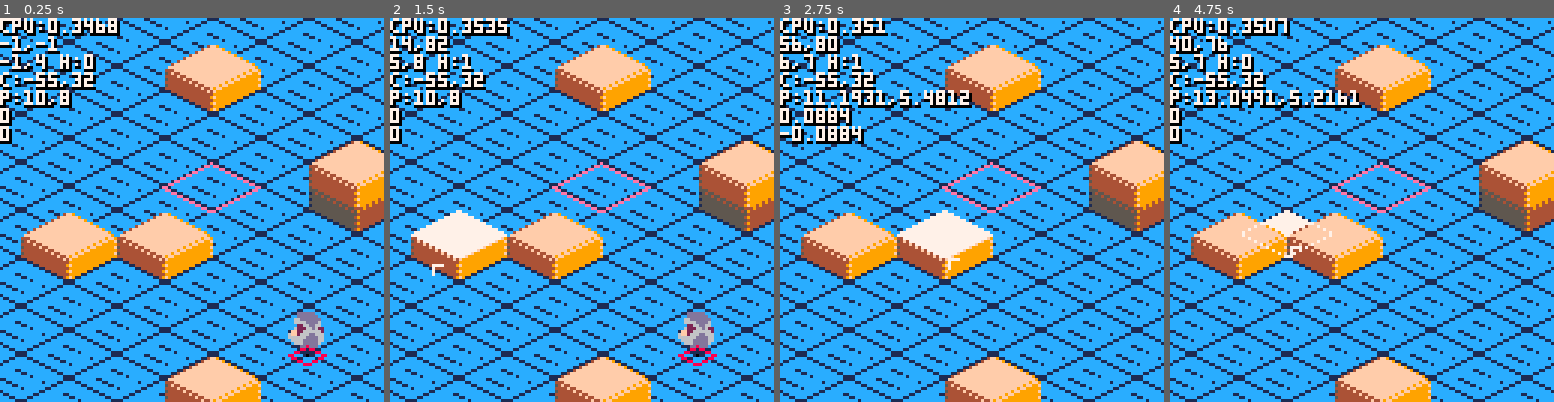
Above: before the commit, frames 1-4 (left to right).
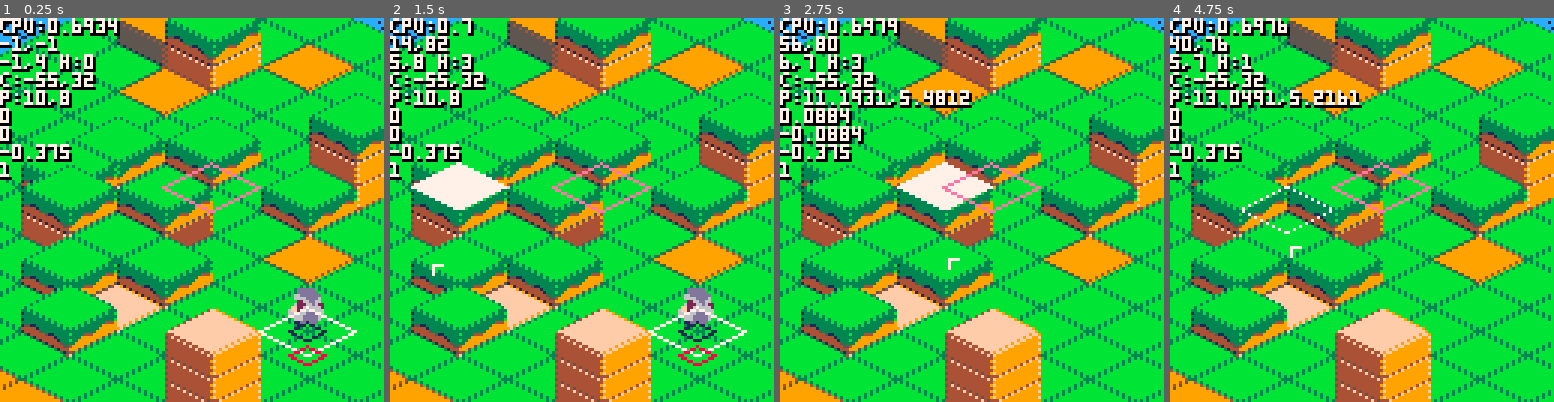
Above: after the commit, the same moments.

Repository: pvan/pico8
Game: PICO-8 cartridge island.p8
Two runs of this game, one before a commit and one after it. Both use one fixed random seed, a clock stepped at 60 frames per second and the inputs below.
Inputs (mouse positions are in pixels of both pictures, inside the frame that each line leads up to):
- Up to frame 1 (0.25 s): no input
- Up to frame 2 (1.5 s): tap X (X key) at 0.33, 1.07 s; click (670, 121) at 0.67 s; tap O (Z key) at 0.7 s; click (436, 267) at 1.22 s
- Up to frame 3 (2.75 s): hold Right 1.6-2.1 s; tap O (Z key) at 1.7, 2.1, 2.5 s; click (887, 114) at 1.77 s; tap X (X key) at 1.85 s; hold Up 2.15-2.42 s; click (952, 259) at 2.32 s; hold Right from 2.47 s (still down)
- Up to frame 4 (4.75 s): click (1404, 106) at 2.87 s; tap O (Z key) every 0.4 s from 2.9 to 4.5 s; tap X (X key) at 2.97, 4.08 s; release Right at 3.03 s; hold Left 3.08-3.58 s; click (1465, 256) at 3.42 s; hold Down 3.63-3.97 s; click (1231, 102) at 3.97 s; hold Right 4.02-4.68 s; click (1292, 248) at 4.52 s; hold Up from 4.73 s (still down)

The runs differ from the first frame. In frame 1, 93% of the frame differs, in the area x 0-100%, y 0-100%; in frame 2, 94%; in frame 3, 92%; in frame 4, 93%.

Commit message:
island: start jump/height support to collision

Diff:
--- a/island.p8
+++ b/island.p8
@@ -138,17 +138,6 @@
  if (r!=nil) draw_iso_rect2(r,ctest)
 
 
--- --little test of rect collision
--- if (btn(⬆️)) yyy-=1
--- if (btn(⬇️)) yyy+=1
--- if (btn(⬅️)) xxx-=1
--- if (btn(➡️)) xxx+=1
--- r1={10,10,45,25}
--- r2={xxx,yyy,xxx+www,yyy+hhh}
--- ccc=5
--- if (rectcol2(r1,r2)) ccc=7
--- draw_iso_rect2(r1,ccc)
--- draw_iso_rect2(r2,4)
 
  r={5,5,1,1}
  coltestcol=14
@@ -157,10 +146,13 @@
 
  draw_iso_rect2(newpcol,8)
 
-end
-
--- xxx,yyy=50,50
--- www,hhh=32,32
+ print2(jvel)
+ print2(jpos)
+
+ draw_iso_rect2(footrect(),1)
+
+end
+
 
 function print2(str,col)
  local cursor_x=peek(0x5f26)
@@ -319,8 +311,8 @@
  for row in all(tiles) do
   for ts in all(row) do
    --add(ts,3)
-   del(ts,ts[1])
-   del(ts,ts[1])
+--   del(ts,ts[1])
+--   del(ts,ts[1])
   end
  end
 
@@ -449,9 +441,9 @@
 
 
 
-function isorect(pos)
- return {pos[1],pos[2],pos[1]+1,pos[2]+1}
-end
+--function isorect(pos)
+-- return {pos[1],pos[2],pos[1]+1,pos[2]+1}
+--end
 function isorect2(pos)
  return {pos[1],pos[2],1,1}
 end
@@ -483,24 +475,27 @@
 truepx=10
 truepy=8
 
-
-function pgroundpos3()
- local ptx,pty=world2iso(px,py)
- local ts=tget(ptx,pty)
- return px,py-#ts*hth
-end
-
-function draw_iso_rect(r,col)
- if (col!=nil) color(col)
- tlx,tly=isofloat2world(r[1],r[2])
- trx,try=isofloat2world(r[3],r[2])
- blx,bly=isofloat2world(r[1],r[4])
- brx,bry=isofloat2world(r[3],r[4])
- line(tlx-cx,tly-cy,trx-cx,try-cy)
- line(brx-cx,bry-cy)
- line(blx-cx,bly-cy)
- line(tlx-cx,tly-cy)
-end
+jpos=0
+jvel=0
+
+
+--function pgroundpos3()
+-- local ptx,pty=world2iso(px,py)
+-- local ts=tget(ptx,pty)
+-- return px,py-#ts*hth
+--end
+
+--function draw_iso_rect(r,col)
+-- if (col!=nil) color(col)
+-- tlx,tly=isofloat2world(r[1],r[2])
+-- trx,try=isofloat2world(r[3],r[2])
+-- blx,bly=isofloat2world(r[1],r[4])
+-- brx,bry=isofloat2world(r[3],r[4])
+-- line(tlx-cx,tly-cy,trx-cx,try-cy)
+-- line(brx-cx,bry-cy)
+-- line(blx-cx,bly-cy)
+-- line(tlx-cx,tly-cy)
+--end
 function draw_iso_rect2(r,col)
  if (col!=nil) color(col)
  tlx,tly=isofloat2world(r[1],r[2])
@@ -512,46 +507,72 @@
  line(blx-cx,bly-cy)
  line(tlx-cx,tly-cy)
 end
-function pcol()
- sz=3/16
- return {truepx-sz,truepy-sz,
-         truepx+sz,truepy+sz}
-end
+--function pcol()
+-- sz=3/16
+-- return {truepx-sz,truepy-sz,
+--         truepx+sz,truepy+sz}
+--end
 function pcol2()
  sz=3/16
  return {truepx-sz,truepy-sz,
          2*sz,2*sz}
 end
 
+--function pheight()
+-- ptx,pty=flr(truepx),flr(truepy)
+-- ts=tget(ptx,pty)
+-- return #ts+(jpos/hth)
+--end
+
+
+function nearest4coords()
+	return {
+	 {flr(truepx+.5),flr(truepy+.5)},
+	 {flr(truepx+.5)-1,flr(truepy+.5)},
+	 {flr(truepx+.5),flr(truepy+.5)-1},
+	 {flr(truepx+.5)-1,flr(truepy+.5)-1},
+	}
+end
+
+function landing_height(objrec)
+ nearest=nearest4coords()
+ highest=0
+ for coord in all(nearest) do
+  r=isorect2(coord)
+  if rectcol2(r,objrec) then
+   thists=tget(coord[1],coord[2])
+   if #thists>highest then
+    highest=#thists
+   end
+  end
+ end
+ return highest
+end
+
+function planding_height()
+ return landing_height(pcol2())
+end
+
+
+function footrect()
+ height=planding_height()
+ result=pcol2()
+ result[1]-=height/2
+ result[2]-=height/2
+ return result
+end
+
+
+
 function update_player()
 
  local speed=2
  if (btn(🅾️)) speed=1
 
-
- --direction in screen coords
- --[[
- local pdx,pdy=0,0
- if (btn(⬆️)) pdy=-1
- if (btn(⬇️)) pdy=1
- if (btn(⬅️)) pdx=-2
- if (btn(➡️)) pdx=2
-
-	xstep,ystep=0,0
-	if pdx!=0 or pdy!=0 then
-	 local mag=sqrt(pdx*pdx+pdy*pdy)
-	 pdx/=mag
-	 pdy/=mag
-
-	 xstep,ystep=pdx*speed,pdy*speed
-	 spx,spy=isofloat2world(truepx,truepy)
-	 npx,npy=spx+xstep,spy+ystep
-	 local nwfx,nwfy=world2isofloat(npx,npy)
-  local wfdx,wfdy=nwfx-truepx,nwfy-truepy
-  xstep,ystep=wfdx,wfdy --converted to isofloat coords
-
-	end
- ]]
+ if btn(❎) then jvel=6/16
+ else jvel=-6/16 end
+ jpos+=jvel
+ jpos=max(planding_height(),jpos)
 
 
  --direction in iso coords
@@ -579,15 +600,10 @@
 	--new rect-based collision detection
 	allowx=true
 	allowy=true
-	nearcoords={
-	 {flr(truepx+.5),flr(truepy+.5)},
-	 {flr(truepx+.5)-1,flr(truepy+.5)},
-	 {flr(truepx+.5),flr(truepy+.5)-1},
-	 {flr(truepx+.5)-1,flr(truepy+.5)-1},
-	}
+	nearcoords=nearest4coords()
 	for pos in all (nearcoords) do
 	 thists=tget(pos[1],pos[2])
-	 if #thists > #ts then
+	 if #thists > jpos then
  	 r=isorect2(pos)
  	 if rectcol2(r,newpcol) then
 
@@ -608,94 +624,44 @@
  	   allowy=false
  	  end
 
---				allowx=false
---				allowy=false
-				rcol=true
-			else
-			 rcol=false
+ 	  --if both x y individually
+ 	  --are passable, need
+ 	  --to disable one or both
+ 	  --(both to stick at corners)
+ 	  --(one to just pick a direction to slide)
+ 	  if (allowx and allowy) allowx=false allowy=false
+
  	 end
 	 end
 	end
 	if (allowx) truepx+=xstep
 	if (allowy) truepy+=ystep
 
---[[
- -- collisiton detection here
- allowx=true
- allowy=true
- pwfx,pwfy=truepx,truepy
- ptx,pty=flr(pwfx),flr(pwfy)
- ts=tget(ptx,pty)
-
--- hotspotsx={-4/16,1/16}
--- hotspotsy={-4/16,1/16}
--- hotspotsx={-2/16,2/16}
--- hotspotsy={-4/16,2/16}
- hotspotsx={0}
- hotspotsy={0}
- for j=1,#hotspotsy do
-  local hy = hotspotsy[j]
-  for i=1,#hotspotsx do
-   local hx = hotspotsx[i]
-
-		 local nwfx,nwfy=pwfx+hx+xstep,pwfy+hy+ystep
-		 ntx,nty=flr(nwfx),flr(nwfy)
-
-		 local xts=tget(ntx,pty)
-		 local yts=tget(ptx,nty)
-		 if (#xts>#ts) allowx=false
-		 if (#yts>#ts) allowy=false
-
-  end
- end
-
- --if we run into an exact
- --outside corner, both the
- --the x,y separate checks
- --might pass the check ok (allowx,y true)
- --even though the combined
- --new x,y would be impassable (allowx,y false)
- --in that case, we just
- --pick one direction to slide
--- if allowx and allowy then
---  bts=tget(ntx,nty)
---  if (#bts>#ts) allowx=false
--- end
-
-	if (allowx) truepx+=xstep
-	if (allowy) truepy+=ystep
-]]
-
 end
 
 
 
 function draw_player(tx,ty)
 
- local psx,psy=isofloat2world(truepx,truepy)
- ts=tget(flr(truepx),flr(truepy))
- pwx,pwy=psx,psy-#ts*8
+
+ --local pflrx,pflry=pground()
+
+ local pwx,pwy=isofloat2world(truepx,truepy)
  pset(pwx,pwy,0)
+
+ --ts=tget(flr(truepx),flr(truepy))
+ pwy-=jpos*hth
+
  --keeping the px,py point
  --near the bottom so we don't
  --overdraw the player with the next tile
  local ofx,ofy=3,4
- spr(32,pwx-ofx,pwy-ofy,1,1)
+-- spr(32,pwx-ofx,pwy-ofy,1,1)
 
  ofx+=5  --offset from shadow
  ofy+=12 --to body
  spr(1,pwx-ofx,pwy-ofy,2,2)
 
-
--- for j=1,#hotspotsy do
---  local hy = hotspotsy[j]
---  for i=1,#hotspotsx do
---   local hx = hotspotsx[i]
---
---   local psx,psy=isofloat2world(truepx+hx,truepy+hy)
---   pset(psx,psy-#ts*8,2)
---  end
--- end
 
 end
 __gfx__
